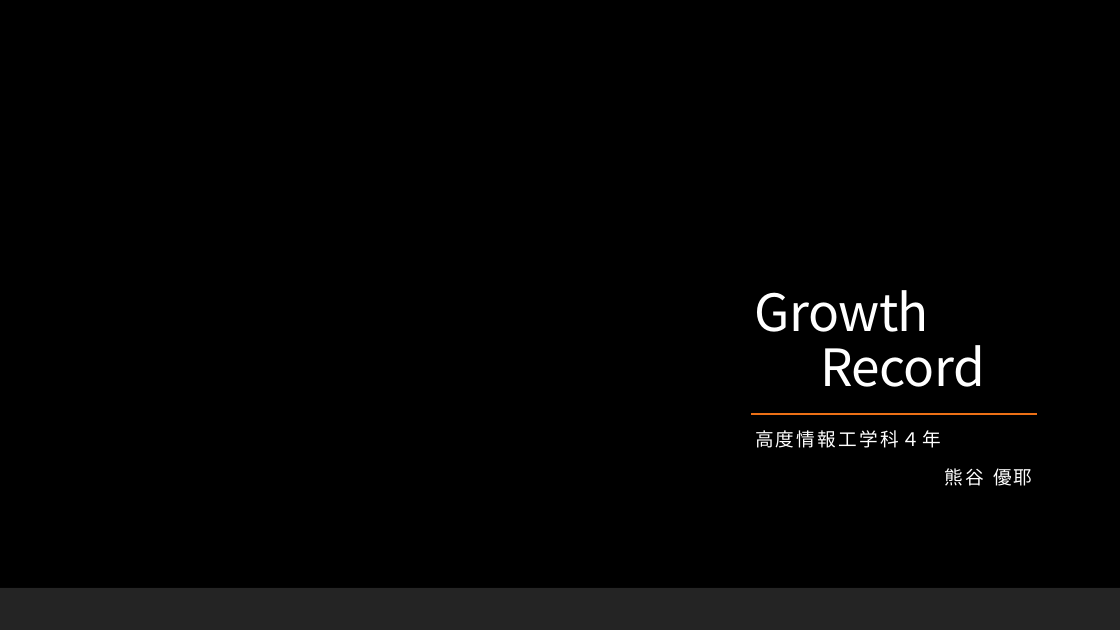
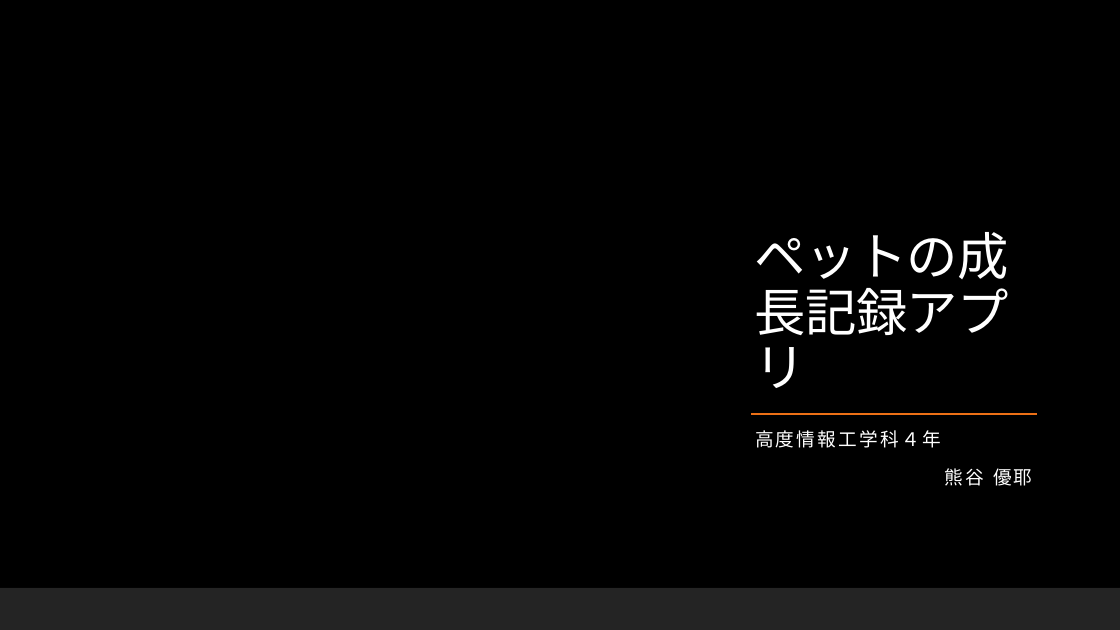
Before and after one commit to kumagai20410067/growthrecord, a slide deck: slide 1 of GrowthRecord.pptx. Drawn at 1120x630 pixels with LibreOffice and Linux fonts; fonts in the diff are those of the drawing; background and template pictures are left out. Boxes give left, top, right and bottom in pixels: in the first picture for what was removed or moved away, otherwise in the second. Text is boxed around its words. In the diff, an @@ line names an element or a change of style, - is before the commit and + after.

```diff
--- a/GrowthRecord.pptx
+++ b/GrowthRecord.pptx
@@ title at bbox=[755, 232, 1009, 388]: text changed @@
-Growth
-Record
+ペットの成長記録アプリ
```
